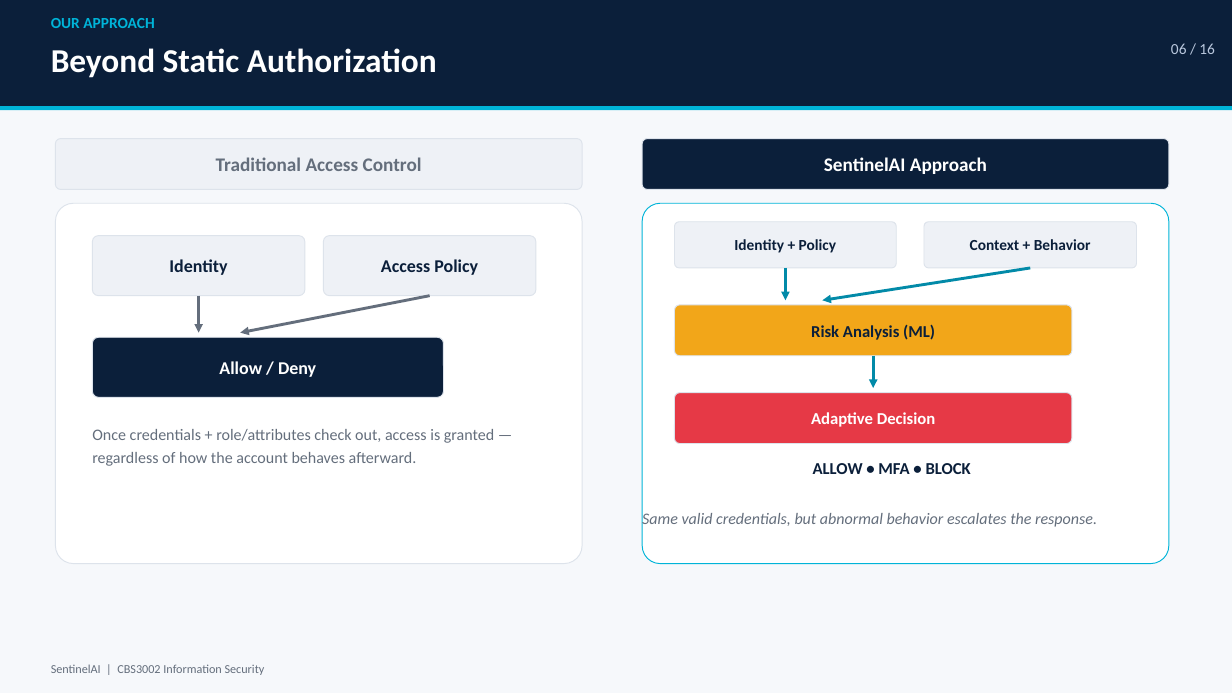
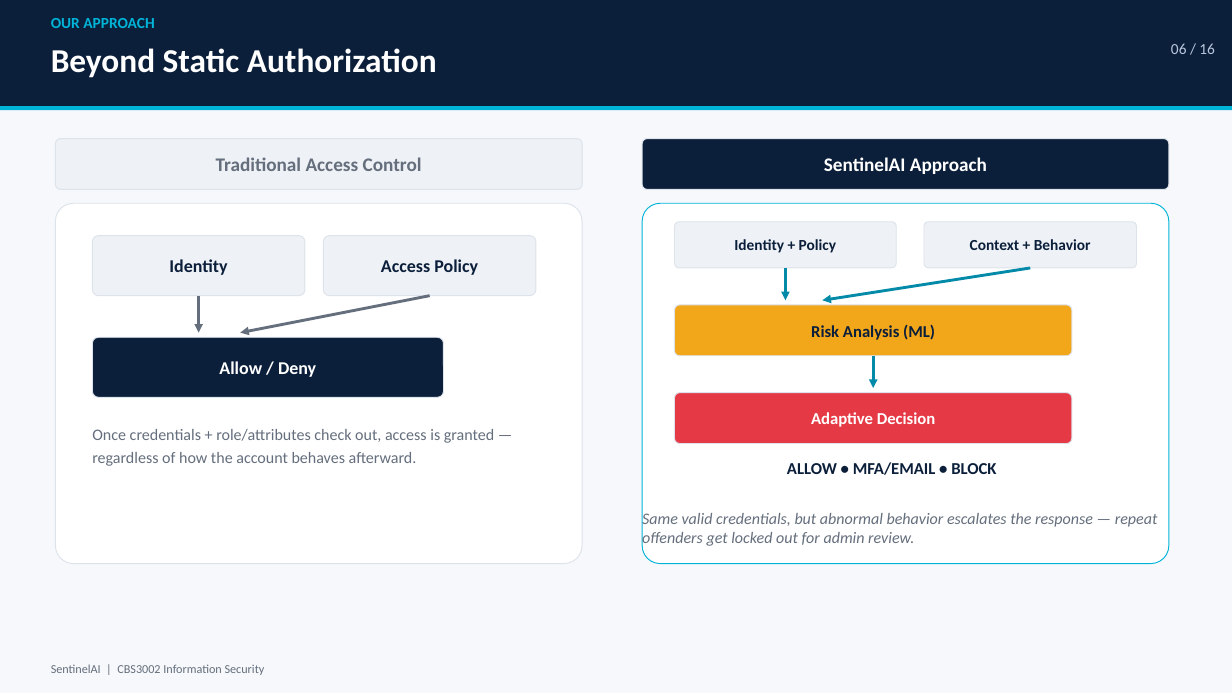
Before and after one commit to atul-23012006/Sentinel-AI, a slide deck: slide 6 of SentinelAI_Presentation.pptx. Drawn at 1232x693 pixels with LibreOffice and Linux fonts; fonts in the diff are those of the drawing. Boxes give left, top, right and bottom in pixels: in the first picture for what was removed or moved away, otherwise in the second. Text is boxed around its words. In the diff, an @@ line names an element or a change of style, - is before the commit and + after.

```diff
--- a/SentinelAI_Presentation.pptx
+++ b/SentinelAI_Presentation.pptx
@@ text at (x1=787, y1=462, x2=996, y2=475): text changed @@
-ALLOW • MFA • BLOCK
+ALLOW • MFA/EMAIL • BLOCK
@@ text at (x1=642, y1=511, x2=1158, y2=548): text changed @@
-Same valid credentials, but abnormal behavior escalates the response.
+Same valid credentials, but abnormal behavior escalates the response — repeat offenders get locked out for admin review.
```
Also in this commit, not shown: 10 other slides changed, 20 other files.
